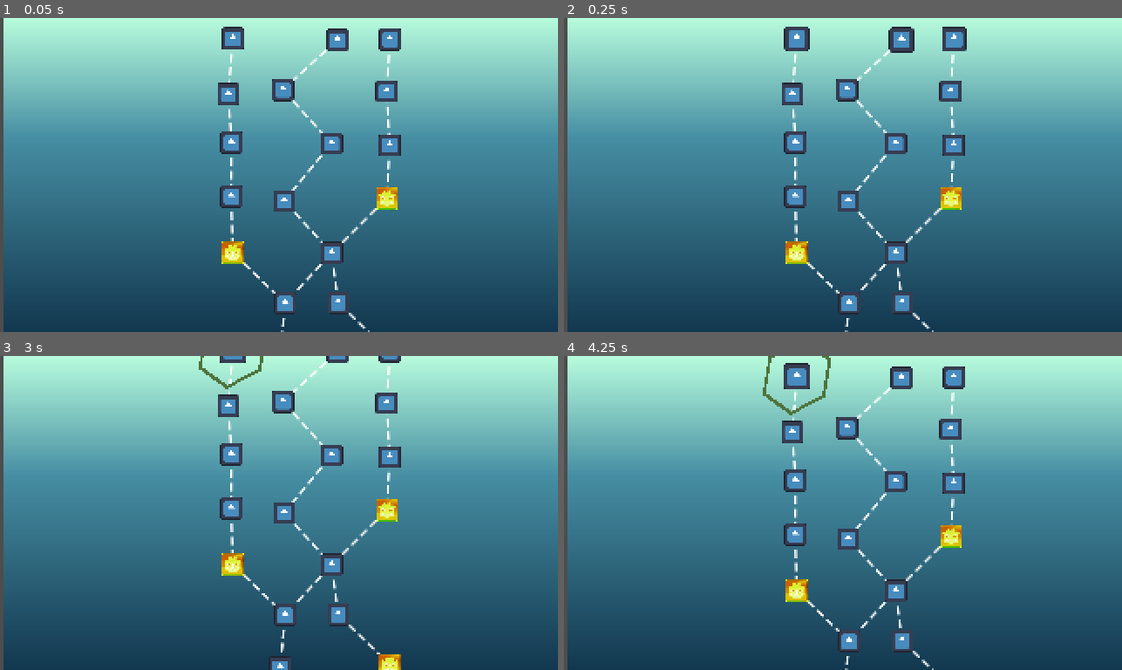
Above: before the commit, frames 1-4 (two rows, left to right).
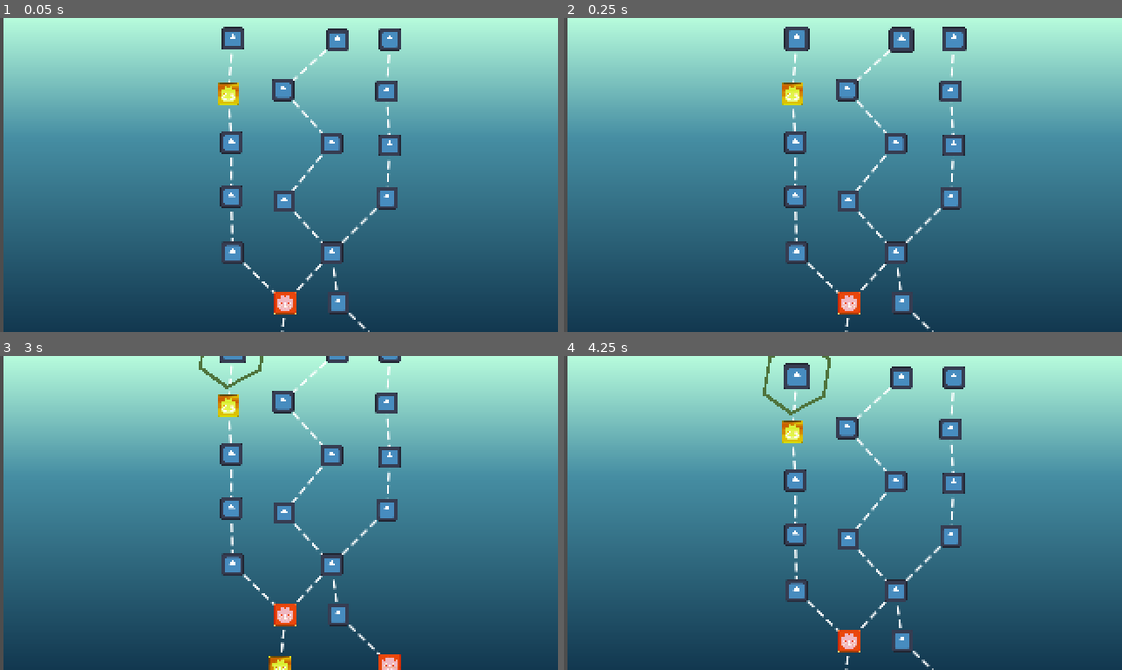
Above: after the commit, the same moments.

Repository: get-shwifty/LD57
Game: Godot game, scene res://GUI/Map.tscn
The game is run twice, just before and just after one commit, with the same random seed, the same clock (stepped at 60 frames per second) and the same inputs. This scene is started directly instead of the project's main scene. The engine's default icon, where the game draws it, is replaced by a stand-in: a white triangle on a blue panel in a dark square.
Inputs (mouse positions are in pixels of both pictures, inside the frame that each line leads up to):
- Up to frame 1 (0.05 s): no input
- Up to frame 2 (0.25 s): no input
- Up to frame 3 (3 s): tap Enter (game_compose_word) at 0.5, 2.1, 2.75 s; move the mouse to (234, 377) at 0.52 s; hold D (move_right) 0.53-1.28 s; tap Space (fire) at 0.6, 2 s; click (234, 377) at 0.67 s; move the mouse to (334, 377) at 1.27 s; hold S (move_down) 1.28-2.03 s; click (334, 377) at 1.35 s; move the mouse to (390, 377) at 2.02 s; hold D (move_right) 2.03-2.78 s; click (390, 377) at 2.17 s; move the mouse to (228, 431) at 2.77 s; hold W (move_up) from 2.78 s (still down); tap Mouse wheel down (scroll_down) at 2.85 s; click (228, 431) at 2.92 s
- Up to frame 4 (4.25 s): tap Space (fire) at 3.5 s; move the mouse to (848, 403) at 3.52 s; release W (move_up) at 3.53 s; hold A (move_left) from 3.53 s (still down); hold Mouse wheel up (scroll_up) from 3.53 s (still down); click (848, 403) at 3.67 s

The runs differ from the first frame. In frame 1, 1.1% of the frame differs, in the area x 39-72%, y 20-95%; in frame 2, 1.1%; in frame 3, 1.5%, in the area x 39-72%, y 12-100%; in frame 4, 1.1%.

Commit message:
Correct mini-boss spawn rate

Diff:
--- a/gd_project/GUI/map_generator.gd
+++ b/gd_project/GUI/map_generator.gd
@@ -10,8 +10,8 @@
 const MIN_START_POINTS := 1
 const CLASSIC_ROOM_WEIGHT := 10.0
 const SHOP_ROOM_WEIGHT := 4.0
-const MINI_BOSS_ROOM_WEIGHT := 2.5
-const LIMIT_MIN_FOR_MINI_BOSS_SPAWN := 3
+const MINI_BOSS_ROOM_WEIGHT := 5.0
+const LIMIT_MIN_FOR_MINI_BOSS_SPAWN := 5
 
 var random_room_type_weight = {
 	Room.Type.CLASSIC: 0.0,
@@ -140,8 +140,8 @@
 ## Permet d'attribuer un poids aléatoire à chaque type de salle
 func _setup_random_room_weights() -> void:
 	random_room_type_weight[Room.Type.CLASSIC] = CLASSIC_ROOM_WEIGHT
-	random_room_type_weight[Room.Type.MINI_BOSS] = CLASSIC_ROOM_WEIGHT + MINI_BOSS_ROOM_WEIGHT
-	random_room_type_weight[Room.Type.SHOP] = CLASSIC_ROOM_WEIGHT + MINI_BOSS_ROOM_WEIGHT + SHOP_ROOM_WEIGHT
+	random_room_type_weight[Room.Type.SHOP] = CLASSIC_ROOM_WEIGHT + MINI_BOSS_ROOM_WEIGHT
+	random_room_type_weight[Room.Type.MINI_BOSS] = CLASSIC_ROOM_WEIGHT + MINI_BOSS_ROOM_WEIGHT + SHOP_ROOM_WEIGHT
 
 	random_room_type_total_weight = random_room_type_weight[Room.Type.MINI_BOSS]
 
@@ -163,6 +163,14 @@
 				if next_room.type == Room.Type.NOT_ASSIGNED:
 					_set_room_randomly(next_room)
 
+	# Après un mini-boss, on veut une salle d'upgrade
+	for current_floor in map_data:
+		for room: Room in current_floor:
+			for next_room: Room in room.next_rooms:
+				if room.type == Room.Type.MINI_BOSS:
+					next_room.type = Room.Type.SHOP
+
+
 func _set_room_randomly(room_to_set: Room) -> void:
 	var mini_boss_below_N := true
 	var consecutive_mini_boss := true
@@ -217,7 +225,6 @@
 
 func _get_random_room_type_by_weight() -> Room.Type:
 	var roll := randf_range(0.0, random_room_type_total_weight)
-
 	for type: Room.Type in random_room_type_weight:
 		if random_room_type_weight[type] > roll:
 			return type
--- a/gd_project/GUI/map_room.gd
+++ b/gd_project/GUI/map_room.gd
@@ -7,7 +7,7 @@
 const ICONS := {
 	Room.Type.NOT_ASSIGNED: [null, Vector2.ONE],
 	Room.Type.CLASSIC: [preload("res://GUI/icon.svg"), SCALE],
-	Room.Type.MINI_BOSS: [preload("res://GUI/icon_mini_boss.jpg"), SCALE],
+	Room.Type.MINI_BOSS: [preload("res://GUI/icon_boss.jpg"), SCALE],
 	Room.Type.BOSS: [preload("res://GUI/icon_boss.jpg"), SCALE],
 	Room.Type.SHOP: [preload("res://GUI/icon_shop.jpg"), SCALE],
 }
--- a/gd_project/project.godot
+++ b/gd_project/project.godot
@@ -20,7 +20,7 @@
 window/size/viewport_height=180
 window/size/window_width_override=1920
 window/size/window_height_override=1080
-window/stretch/mode="canvas_items"
+window/stretch/mode="viewport"
 window/stretch/scale_mode="integer"
 
 [input]
@@ -61,22 +61,6 @@
 , Object(InputEventKey,"resource_local_to_scene":false,"resource_name":"","device":-1,"window_id":0,"alt_pressed":false …(182 unchanged characters)…
 ]
 }
-
-[layer_names]
-
-2d_physics/layer_1="world"
-2d_physics/layer_2="player"
-2d_physics/layer_3="walls"
-
-[display]
-
-window/size/viewport_width=320
-window/size/viewport_height=180
-window/stretch/mode="viewport"
-window/stretch/scale_mode="integer"
-
-[input]
-
 left_mouse={
 "deadzone": 0.2,
 "events": [Object(InputEventMouseButton,"resource_local_to_scene":false,"resource_name":"","device":-1,"window_id":0,"a …(253 unchanged characters)…
@@ -95,6 +79,9 @@
 
 [layer_names]
 
+2d_physics/layer_1="world"
+2d_physics/layer_2="player"
+2d_physics/layer_3="walls"
 2d_physics/layer_4="map_rooms"
 
 [rendering]
